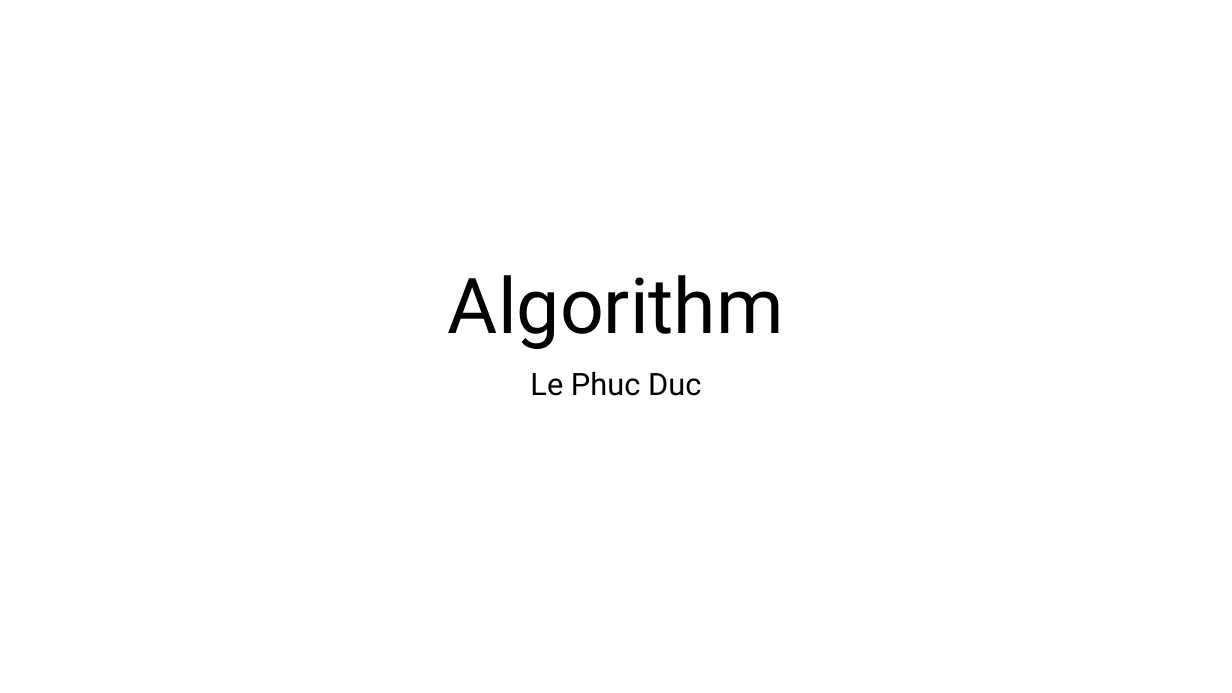
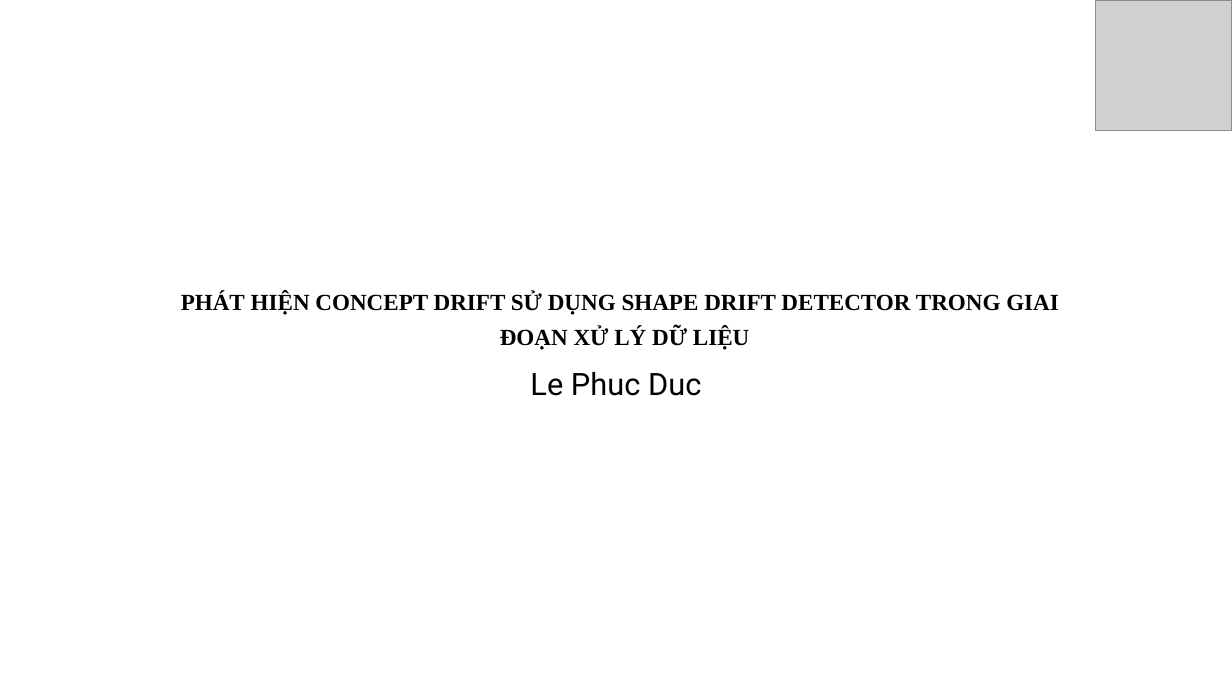
Before and after one commit to neoslusion/One-or-Two-Things-We-Know-about-Concept-Drift, a slide deck: slide 1 of report/Algorithm.pptx. Drawn at 1232x693 pixels with LibreOffice and Linux fonts; fonts in the diff are those of the drawing; grey boxes stand for pictures. Boxes give left, top, right and bottom in pixels: in the first picture for what was removed or moved away, otherwise in the second. Text is boxed around its words. In the diff, an @@ line names an element or a change of style, - is before the commit and + after.

```diff
--- a/report/Algorithm.pptx
+++ b/report/Algorithm.pptx
@@ picture added at [1096, 0, 1232, 130] @@
@@ title at [181, 292, 1059, 350]: text changed; size 60 to 18 pt; font Roboto to Times New Roman; bold on @@
-Algorithm
+PHÁT HIỆN CONCEPT DRIFT SỬ DỤNG SHAPE DRIFT DETECTOR TRONG GIAI ĐOẠN XỬ LÝ DỮ LIỆU
```
Also in this commit, not shown: 1 other slide changed, 6 other files.
